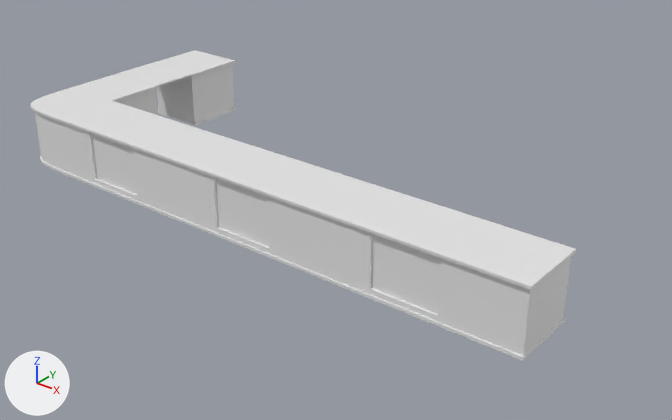
Before and after pictures for a commit that changed the FBX model Assets/Models/Box_Office/SM_Cabinet_New.fbx.
Camera for both pictures: a 50 mm lens placed at (14.6, -13.4, 6.77), pointed at (5.54, -2.07, -0.26). Arrows for +X, +Y and +Z are at lower left; the lights stay in place. The picture after the commit comes second. Where no turn or scale is listed for an object, it has been applied to the vertices.

Names of what the first picture shows: 'SM_Cabinet', 'SM_Cabinet_Door'.
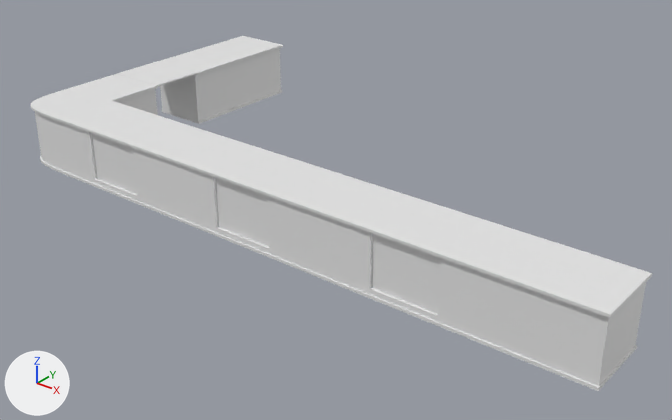
The newer file is also turned or shifted as a whole; pictures and numbers use the older file's frame.

Pixel boxes (x1, y1, x2, y2) of what changed, in the pictures (672 x 420 px; the box of a moved part takes in the faces that stretch with it):
'SM_Cabinet', reshaped (14% wider, 14% taller)
    before: (31, 50, 576, 360)
    after: (31, 36, 652, 391)
part 1 of me_plane_356, moved or reshaped
    before: (157, 75, 196, 125)
    after: (160, 74, 199, 124)
part 2 of me_plane_356, moved or reshaped
    before: (154, 50, 236, 125)
    after: (157, 36, 283, 124)
part 3 of me_plane_356, moved or reshaped
    before: (438, 221, 576, 360)
    after: (438, 221, 652, 391)

The change, as a diff of the scene's bpy script:
```diff
--- a/Assets/Models/Box_Office/SM_Cabinet_New.fbx.py
+++ b/Assets/Models/Box_Office/SM_Cabinet_New.fbx.py
@@ me_plane_356 @@
 # used by ob_sm_cabinet; location = (0.0, 0.0, 0.0)
-me_plane_356.from_pydata(...)  # 597 vertices, 549 faces; spans x -0.04..10.41, y -4.43..0.02, z 0.0..1.1
+me_plane_356.from_pydata(...)  # 597 vertices, 549 faces; spans x -0.04..11.41, y -4.43..1.52, z 0.0..1.1
+# me_plane_356 part 1: all 12 vertices in x -0.04..1.17, y -1.17, z 0.0..1.1 are moved by (0.0, 0.1, 0.0)
+# me_plane_356 part 2: all 12 vertices in x -0.04..1.17, y -0.01..0.02, z 0.0..1.1 are moved by (0.0, 1.5, 0.0)
+# me_plane_356 part 3: all 12 vertices in x 10.38..10.41, y -4.43..-3.22, z 0.0..1.1 are moved by (1.0, 0.0, 0.0)
 me_plane_356.materials.append(mat_cabinet)
```
